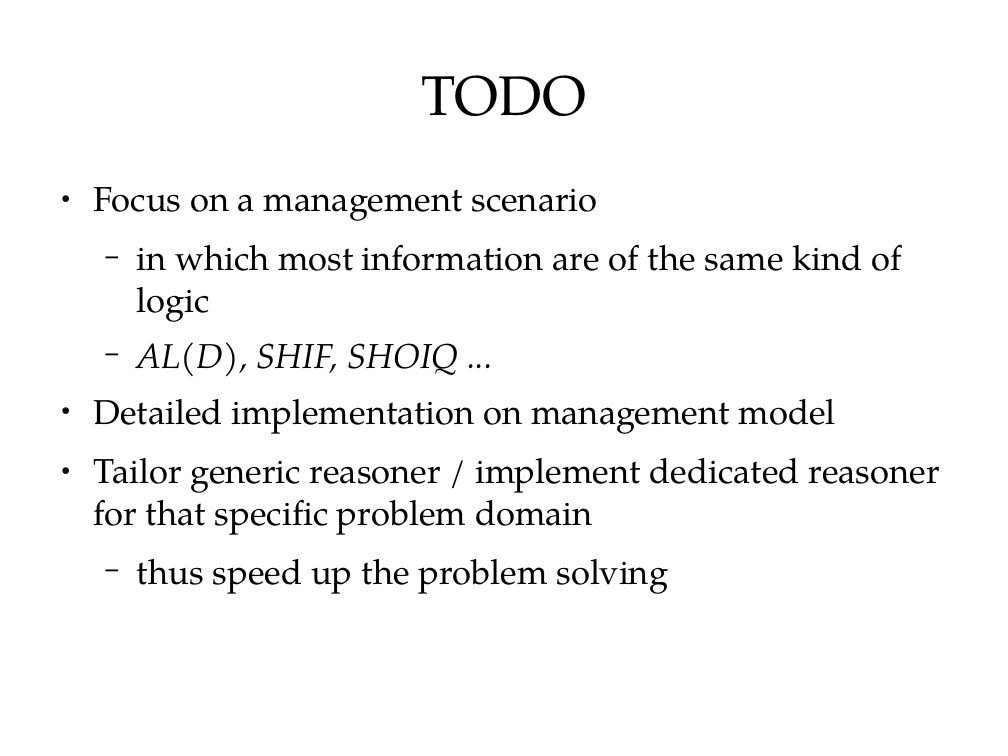
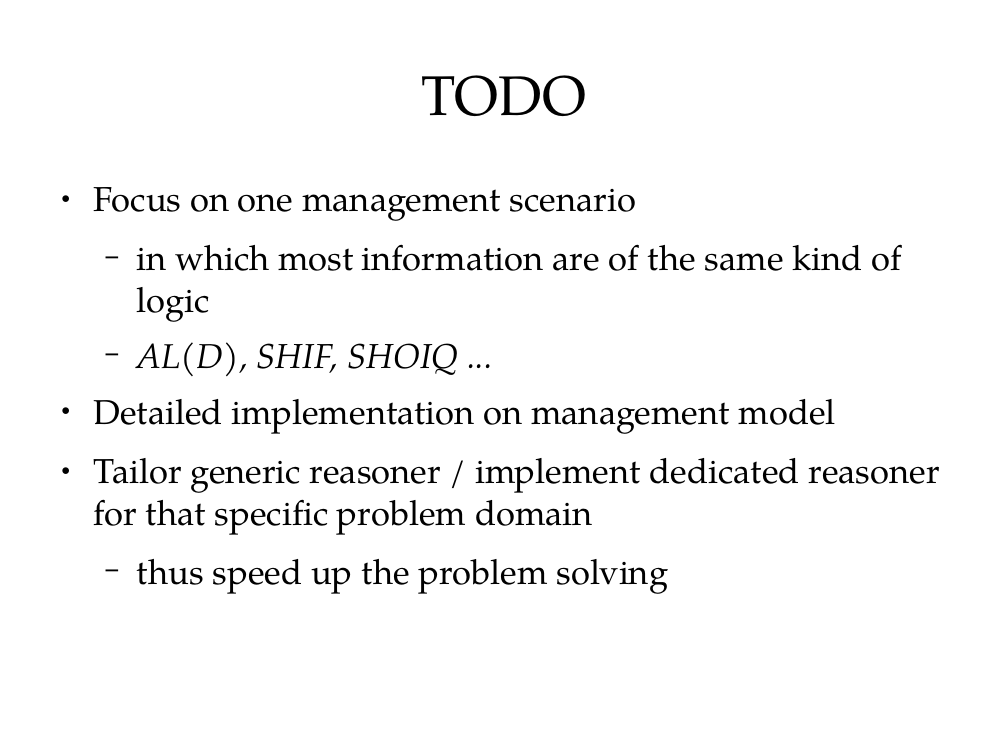
Before and after one commit to ShiZhan/fs-crawler, a slide deck: slide 10 of doc/oam.odp. Drawn at 1008x756 pixels with LibreOffice and Linux fonts; fonts in the diff are those of the drawing. Boxes give left, top, right and bottom in pixels: in the first picture for what was removed or moved away, otherwise in the second. Text is boxed around its words. In the diff, an @@ line names an element or a change of style, - is before the commit and + after.

```diff
--- a/doc/oam.odp
+++ b/doc/oam.odp
@@ text at (94,187,636,221): text changed @@
-● Focus on a management scenario
+● Focus on one management scenario
```
Also in this commit, not shown: 5 other slides changed.
